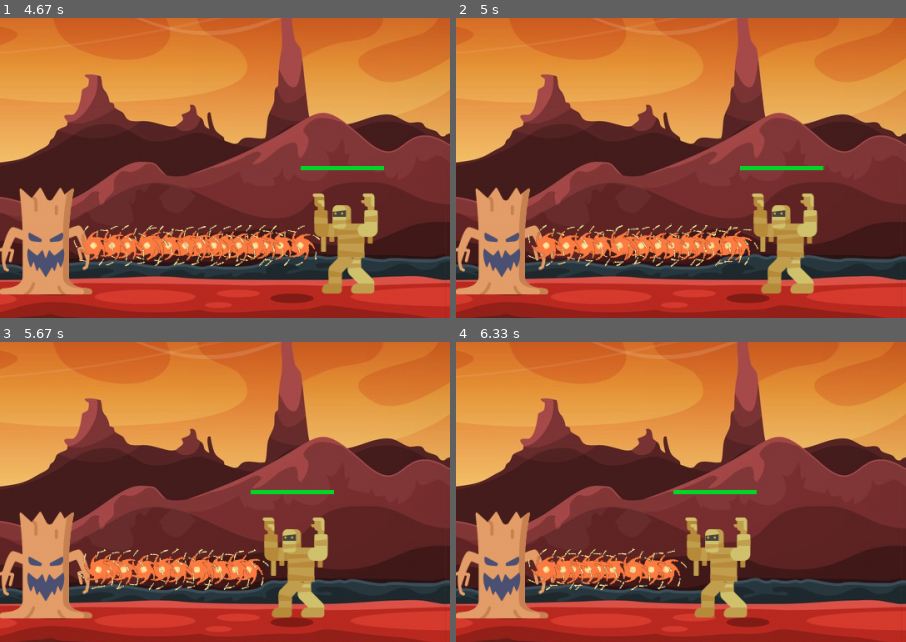
Above: before the commit, frames 1-4 (two rows, left to right).
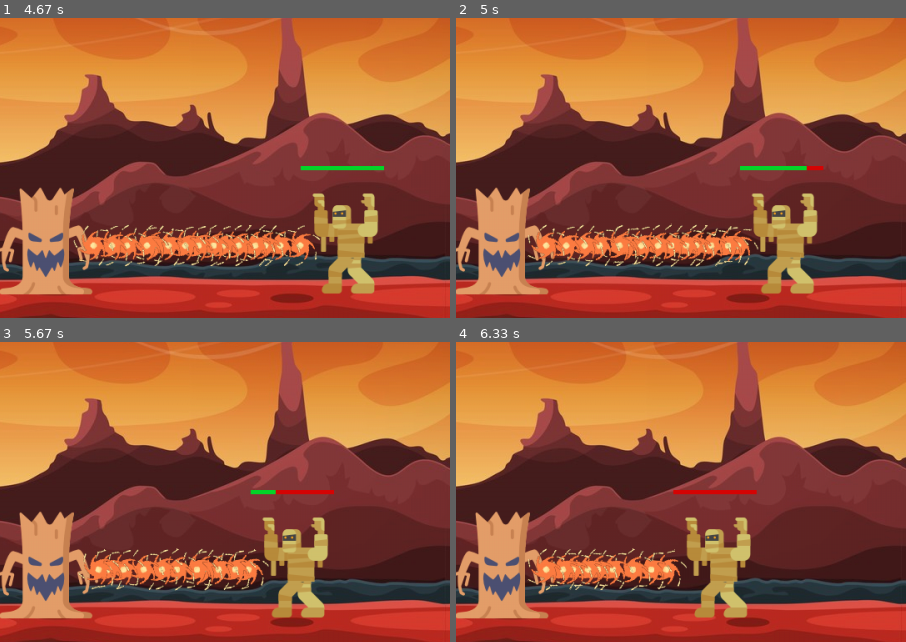
Above: after the commit, the same moments.

Repository: R-Florent/tutojeux
Game: pygame game, started from main.py
The game is run twice, just before and just after one commit, with the same random seed, the same clock (stepped at 60 frames per second) and the same inputs.
Inputs:
- Up to frame 1 (4.67 s): tap Space at 0.33, 0.73, 1.03, 1.23, 1.57, 1.87, 2.07, 2.37, 2.63, 2.97, 3.27, 3.4, 3.8, 4.1, 4.47 s
- Up to frame 2 (5 s): tap Space at 4.87 s
- Up to frame 3 (5.67 s): tap Space at 5.17, 5.37 s
- Up to frame 4 (6.33 s): tap Space at 5.67, 5.87, 6.2 s
The pictures show only the part of the screen within x 41-91%, y 46-96%; the shares and areas given below are measured in that part.

Frame 1 is identical in both runs. In frame 2, less than 0.1% of the frame differs, in the area x 77-82%, y 49-51%; in frame 3, 0.2%; in frame 4, 0.3%, in the area x 48-67%, y 49-51%.

Commit message:
Projectile: les projectil on un impacte sules hp

Diff:
--- a/main.py
+++ b/main.py
@@ -42,6 +42,8 @@
     elif game.pressed.get(pygame.K_LEFT) and game.player.rect.x > 0:
         game.player.move_left()
 
+
+
     # mettre à jour l'écran
     pygame.display.flip()
 
--- a/monstre.py
+++ b/monstre.py
@@ -13,6 +13,9 @@
         print(self.image)
         self.rect.x = 1080
         self.rect.y = 540
+
+    def take_dmg(self, amount):
+        self.health -= amount
 
     def update_health_bar(self, surface):
         #definir une couleur pour notre jauge de vie
--- a/projectile.py
+++ b/projectile.py
@@ -25,8 +25,10 @@
         self.rotate()
 
         #verifier si le projectile entre en collision avec un monstre
-        if self.player.game.chek_collision(self, self.player.game.all_monstre):
+        for monstre in self.player.game.chek_collision(self, self.player.game.all_monstre):
             self.remove()
+            monstre.take_dmg(self.player.attack)
+
 
         if self.rect.x > 1080:
             self.remove()
